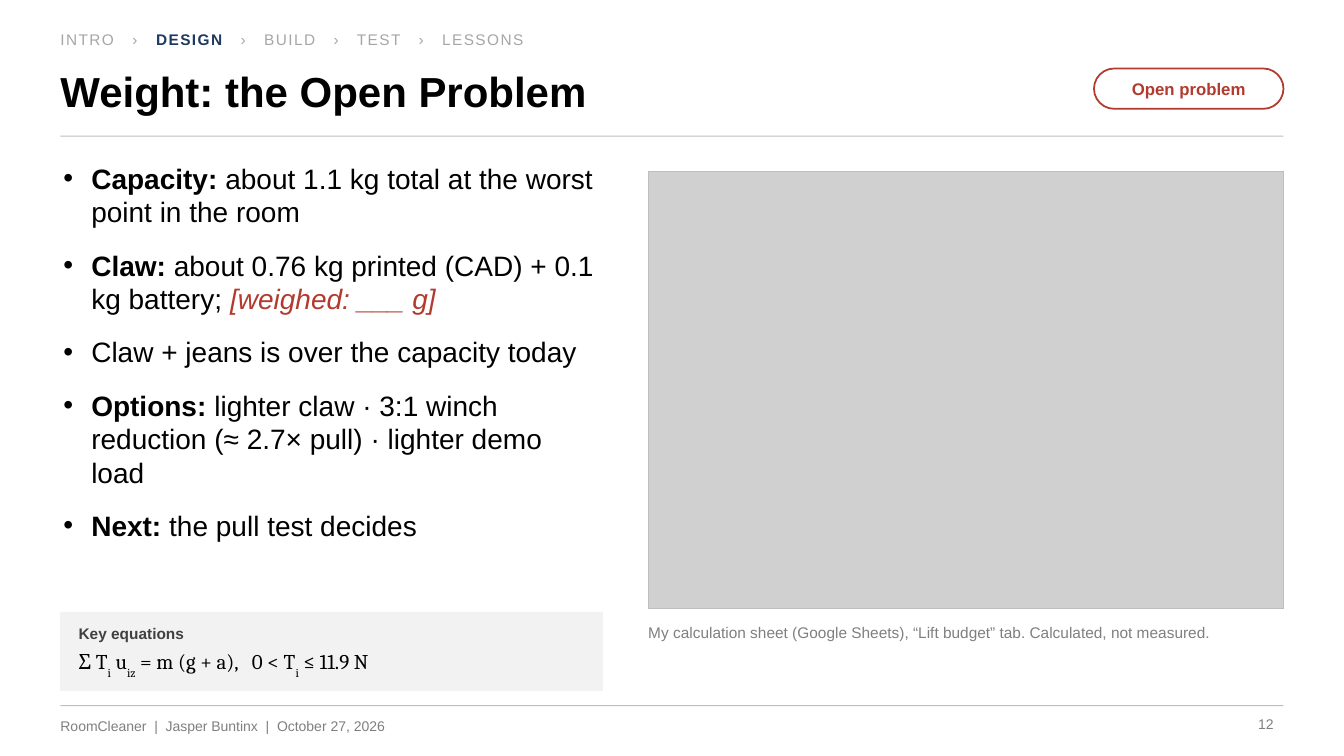
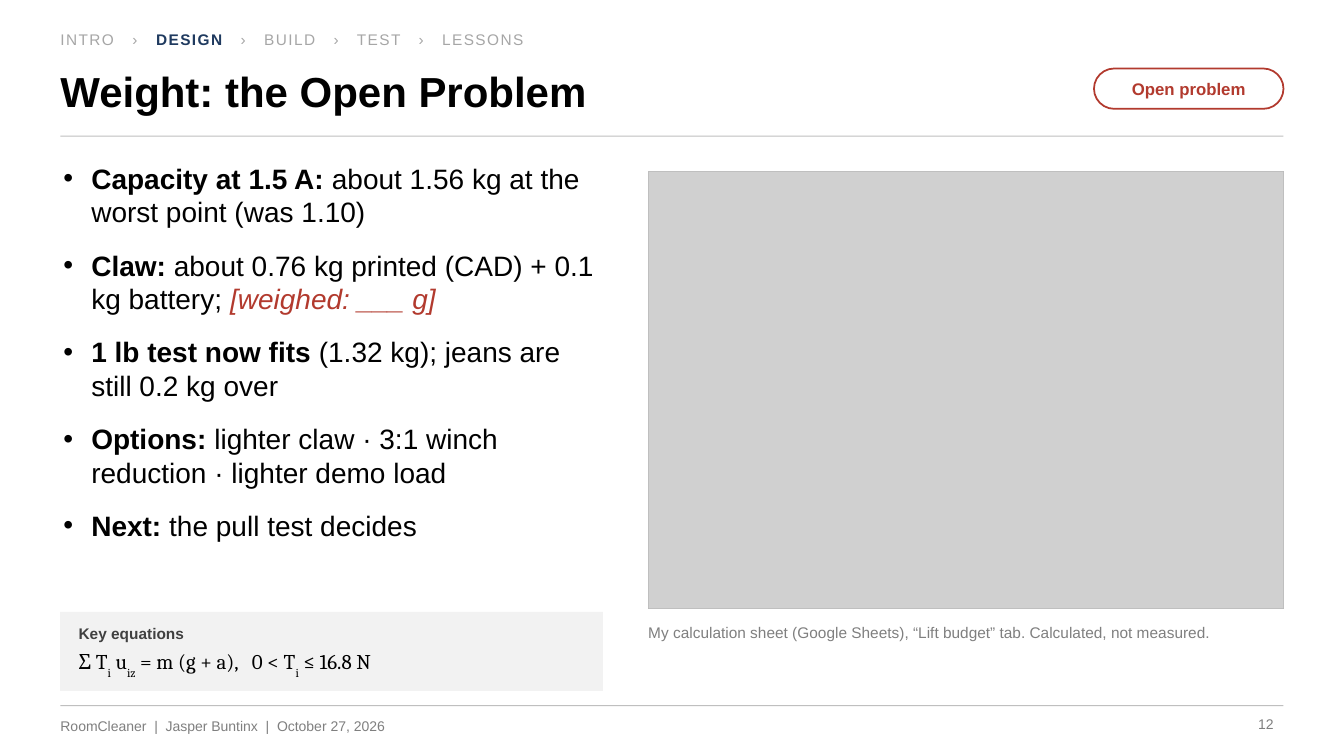
Before and after one commit to Jaspario1199/RoomCleaner, a slide deck: slide 12 of docs/presentation/deck_v5/RoomCleaner_Buntinx_Oct27_v5.pptx. Drawn at 1344x756 pixels with LibreOffice and Linux fonts; fonts in the diff are those of the drawing; grey boxes stand for pictures. Boxes give left, top, right and bottom in pixels: in the first picture for what was removed or moved away, otherwise in the second. Text is boxed around its words. In the diff, an @@ line names an element or a change of style, - is before the commit and + after.

```diff
--- a/docs/presentation/deck_v5/RoomCleaner_Buntinx_Oct27_v5.pptx
+++ b/docs/presentation/deck_v5/RoomCleaner_Buntinx_Oct27_v5.pptx
@@ text at (x1=91, y1=168, x2=580, y2=228): text changed @@
-• Capacity: about 1.1 kg total at the worst point in the room
+• Capacity at 1.5 A: about 1.56 kg at the worst point (was 1.10)
@@ text at (x1=91, y1=341, x2=560, y2=488): text changed @@
-• Claw + jeans is over the capacity today
-• Options: lighter claw · 3:1 winch reduction (≈ 2.7× pull) · lighter demo load
+• 1 lb test now fits (1.32 kg); jeans are still 0.2 kg over
+• Options: lighter claw · 3:1 winch reduction · lighter demo load
@@ text at (x1=79, y1=654, x2=371, y2=674): text changed @@
-Σ Ti uiz = m (g + a), 0 < Ti ≤ 11.9 N
+Σ Ti uiz = m (g + a), 0 < Ti ≤ 16.8 N
```
Also in this commit, not shown: 5 other slides changed, 18 other files.
